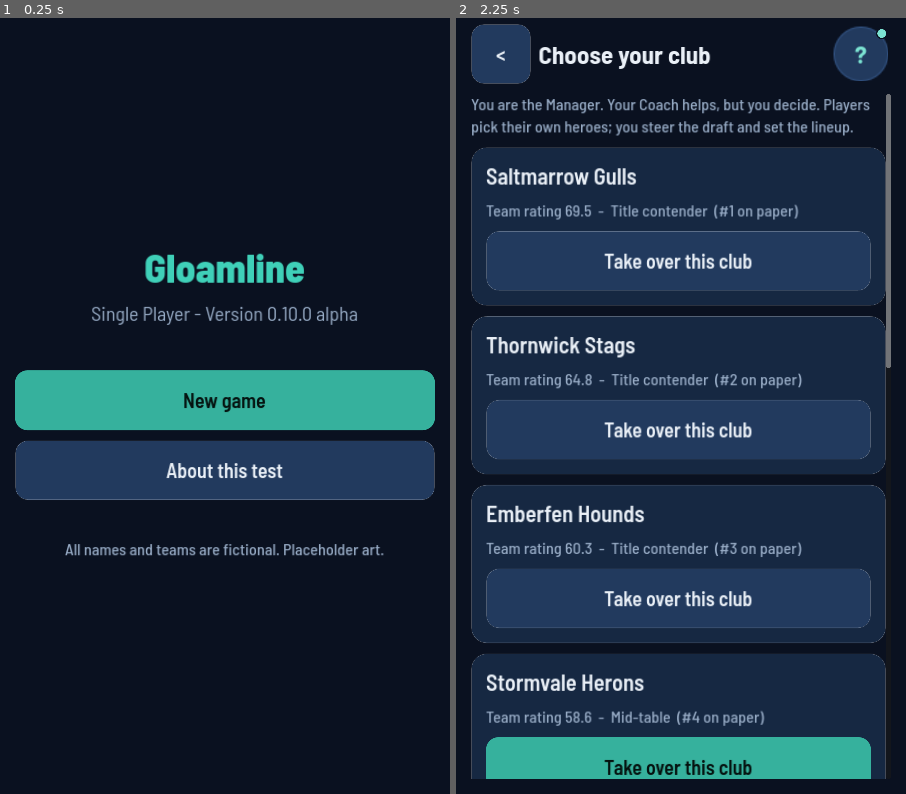
Above: before the commit, frames 1-2 (left to right).
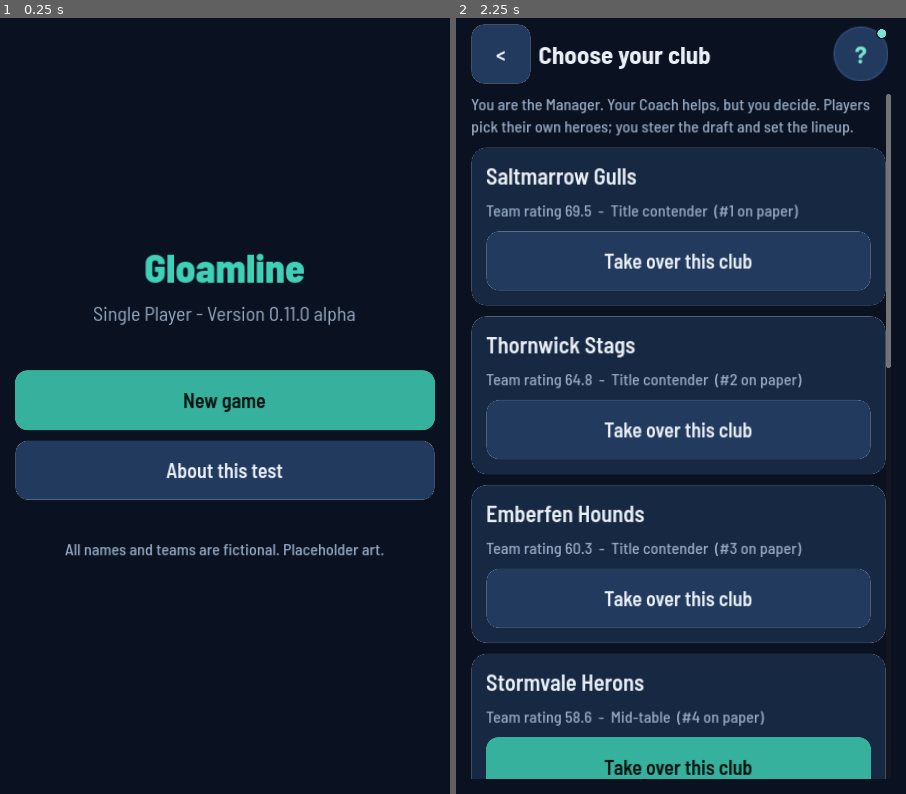
Above: after the commit, the same moments.

Repository: lowfuyi/MOBA-Manager-Dev
Game: Godot game, scene res://scenes/main.tscn
Same seed, same stepped clock (60 frames per second), same inputs: the game is played once before the commit and once after it.
Inputs:
- Up to frame 1 (0.25 s): no input
- Up to frame 2 (2.25 s): click "New game" at 0.5 s; click "<" at 1.25 s; click "New game" at 2 s

The runs differ from the first frame. In frame 1, 0.6% of the frame differs, in the area x 20-80%, y 37-40%; in frame 2, nothing differs.

Commit message:
0.11.0: version 0.11.0 alpha (code 17), notes, perf rows for the 5-ban draft tour; full gate green (producer)
Co-Authored-By: Claude Opus 5.5 <noreply@anthropic.com>

Diff:
--- a/game/src/core/app.gd
+++ b/game/src/core/app.gd
@@ -1,7 +1,7 @@
 extends Node
 ## Autoload "App": shared game objects and screen navigation.
 
-const VERSION_LABEL := "0.10.0 alpha"
+const VERSION_LABEL := "0.11.0 alpha"
 const LARGE_SCALE := UI.LARGE_SCALE    # one number, kept in ui.gd with the other tokens
 const SETTINGS_PATH := "user://settings.cfg"
 
--- a/game/tests/perf_allowances.json
+++ b/game/tests/perf_allowances.json
@@ -195,13 +195,13 @@
    "status": "redesigned",
    "since": "I-16"
   },
-  "10_draft_slotpanel_4": {
-   "status": "redesigned",
-   "since": "I-16"
-  },
-  "10_draft_slotpanel_5": {
-   "status": "redesigned",
-   "since": "I-16"
+  "10_draft_ban_4": {
+   "status": "redesigned",
+   "since": "0.11 A"
+  },
+  "10_draft_ban_6": {
+   "status": "redesigned",
+   "since": "0.11 A"
   },
   "10_draft_slotpanel_8": {
    "status": "redesigned",
Not shown, changed: game/export_presets.cfg
Not shown, changed: company/DECISIONS.md
Not shown, changed: company/LEDGER.md
Not shown, added: docs/ALPHA-0.11-NOTES.md
